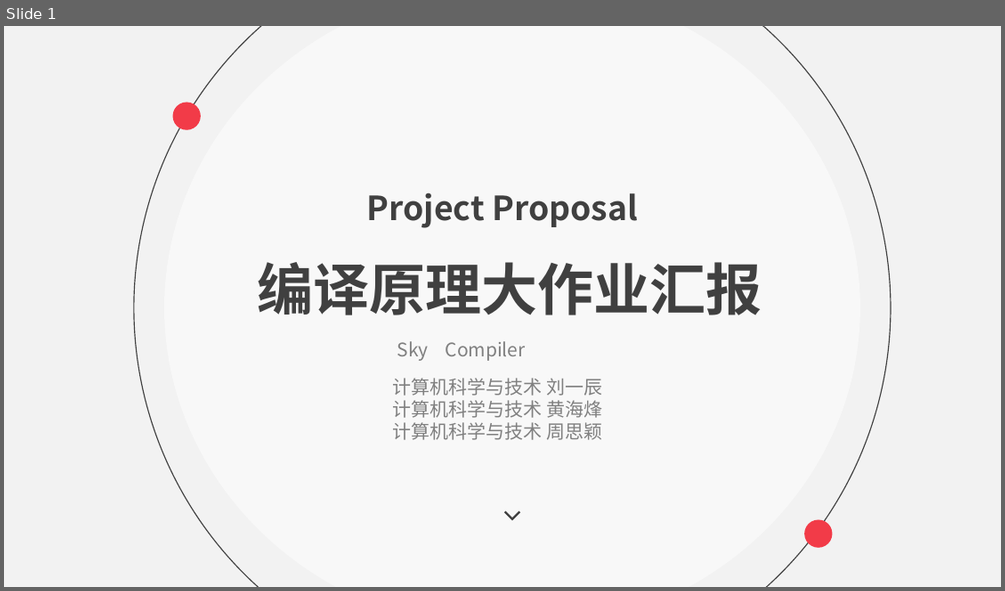
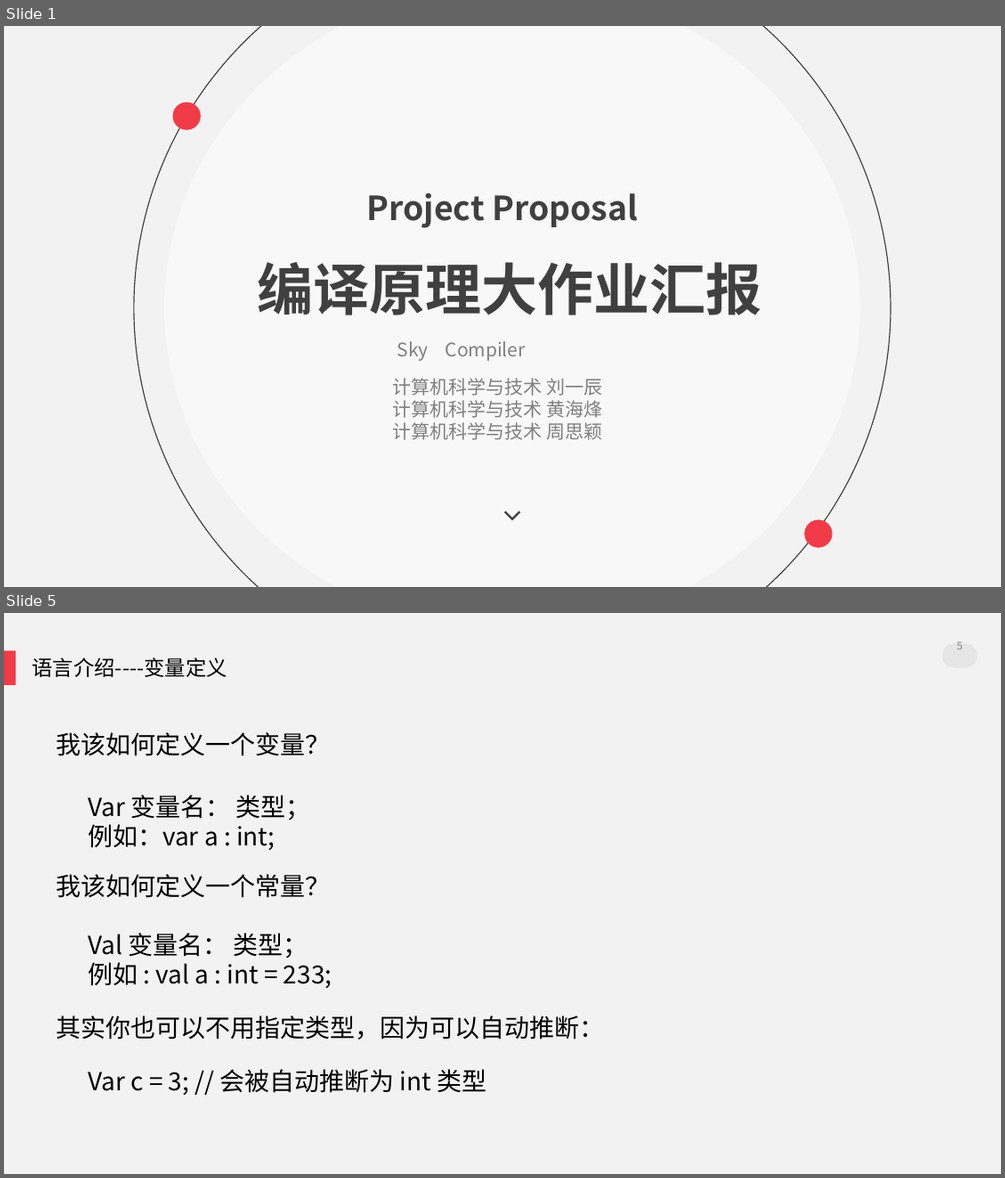
Before and after one commit to Skyminers/SkyCompiler, a slide deck: doc/SkyCompiler.pptx. Shown one above the other, each under a label of ours: slide 1 before the commit, slides 1 and 5 after it; the slides between them are not shown. The pictures are 1005x591 and 1005x1178 pixels, drawn with LibreOffice and Linux fonts; fonts in the diff are those of the drawing. Boxes give left, top, right and bottom in pixels: in the first picture for what was removed or moved away, otherwise in the second. Text is boxed around its words. In the diff, an @@ line names an element or a change of style, - is before the commit and + after.

```diff
--- a/doc/SkyCompiler.pptx
+++ b/doc/SkyCompiler.pptx
@@ slide 5 added at <box>4,613,1001,1174</box>, background #F2F2F2 @@
@@ rounded rectangle added at <box>4,651,16,686</box>, fill #F23B48 @@
@@ text added at <box>32,657,226,677</box>, 20 pt, text #000000 @@
+语言介绍----变量定义
@@ rounded rectangle added at <box>942,643,978,668</box>, fill #E7E6E6 @@
@@ page number added at <box>956,641,962,649</box>, 10 pt, text #808080 @@
+5
@@ text added at <box>57,732,331,756</box>, 24 pt, text #000000 @@
+我该如何定义一个变量？
@@ text added at <box>88,795,311,850</box>, 24 pt, text #000000 @@
+Var 变量名： 类型；
+例如：var a : int;
@@ text added at <box>57,874,331,898</box>, 24 pt, text #000000 @@
+我该如何定义一个常量？
@@ text added at <box>88,933,332,988</box>, 24 pt, text #000000 @@
+Val 变量名： 类型；
+例如 : val a : int = 233;
@@ text added at <box>57,1015,605,1039</box>, 24 pt, text #000000 @@
+其实你也可以不用指定类型，因为可以自动推断：
@@ text added at <box>88,1069,487,1094</box>, 24 pt, text #000000 @@
+Var c = 3; // 会被自动推断为 int 类型
```
Also in this commit, not shown: 4 slides changed, 8 other slides added, 2 slides removed, 1 other file.
